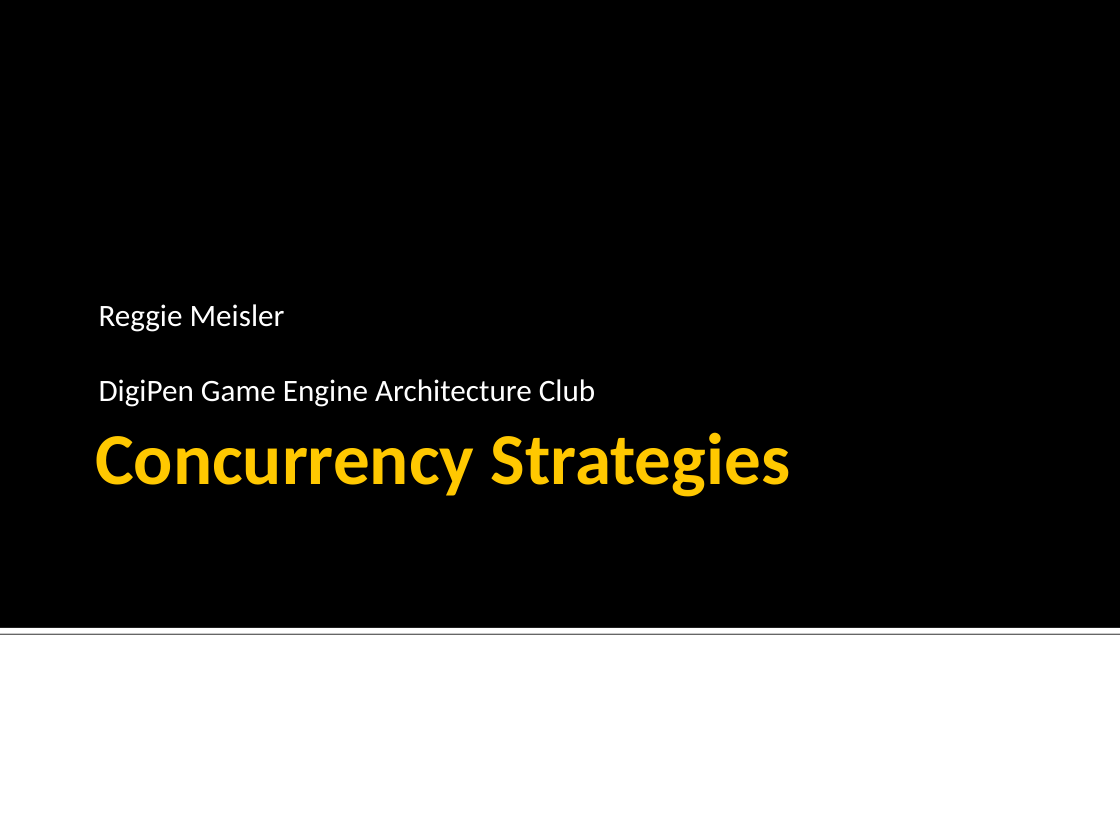
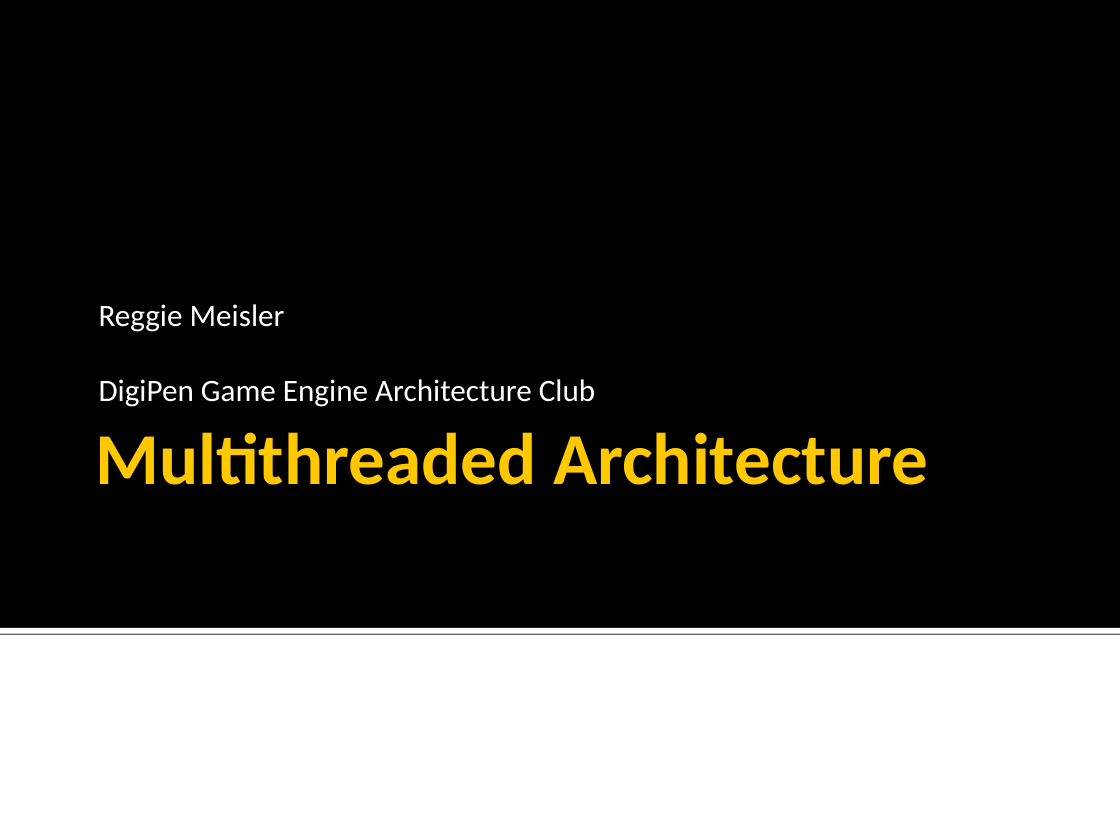
Before and after one commit to rmeisler/example_code, a slide deck: slide 1 of Concurrency Strategies.ppt. Drawn at 1120x840 pixels with LibreOffice and Linux fonts; fonts in the diff are those of the drawing. Boxes give left, top, right and bottom in pixels: in the first picture for what was removed or moved away, otherwise in the second. Text is boxed around its words. In the diff, an @@ line names an element or a change of style, - is before the commit and + after.

```diff
--- a/Concurrency Strategies.ppt
+++ b/Concurrency Strategies.ppt
@@ title at (95,432,928,485): text changed @@
-Concurrency Strategies
+Multithreaded Architecture
```
Also in this commit, not shown: 2 other slides changed, 42 slides added, 19 slides removed, 17 other files.
